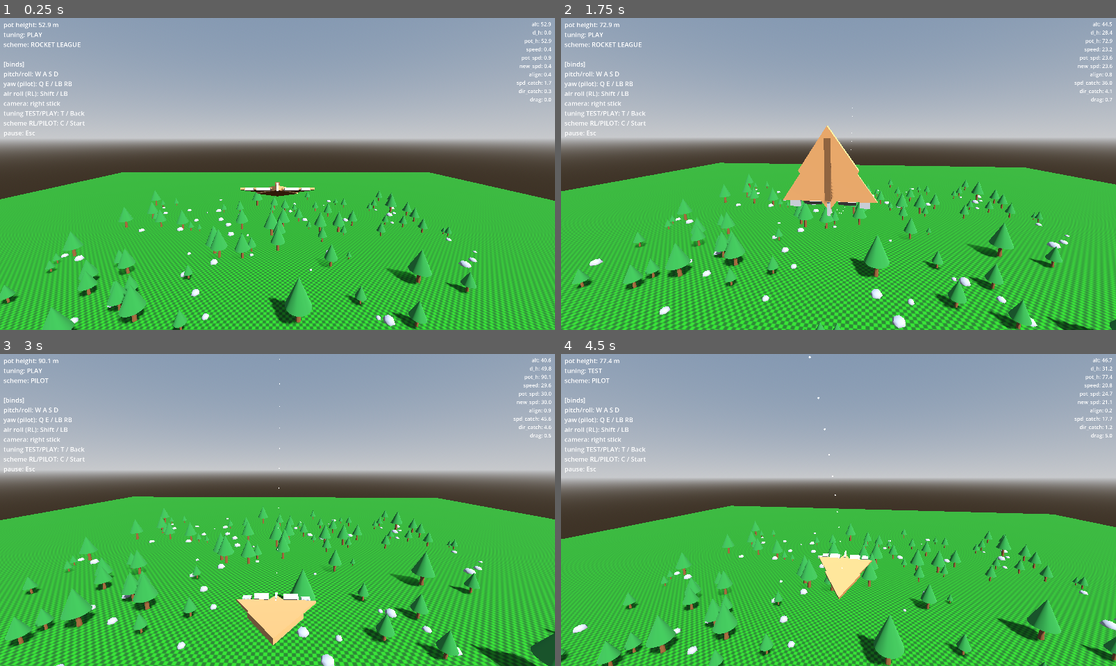
Above: before the commit, frames 1-4 (two rows, left to right).
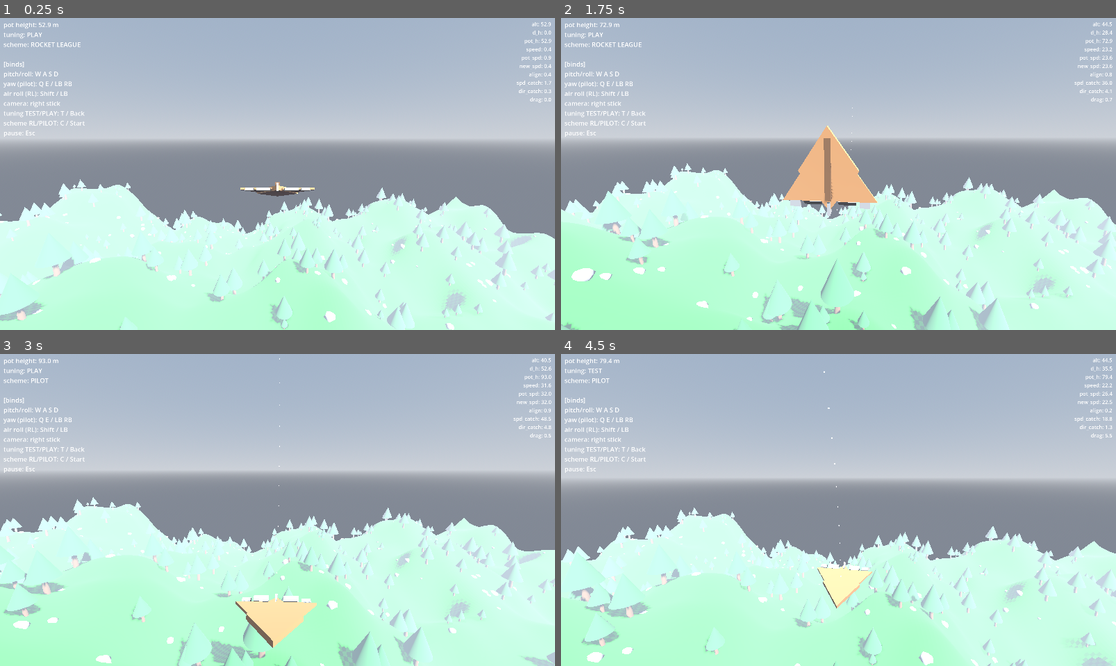
Above: after the commit, the same moments.

Repository: westonkelliher/glider
Game: Godot game, scene res://scenes/main.tscn
The game is run twice, just before and just after one commit, with the same random seed, the same clock (stepped at 60 frames per second) and the same inputs.
Inputs (mouse positions are in pixels of both pictures, inside the frame that each line leads up to):
- Up to frame 1 (0.25 s): no input
- Up to frame 2 (1.75 s): tap Enter at 0.5 s; move the mouse to (866, 174) at 0.52 s; hold Ctrl (boost) 0.53-1.28 s; hold W (move_forward) from 0.53 s (still down); move the mouse to (810, 174) at 1.27 s; tap Shift (air_roll) at 1.35 s; tap Ctrl (boost) at 1.55 s
- Up to frame 3 (3 s): keep holding W (move_forward); move the mouse to (288, 503) at 2.02 s; hold Ctrl (boost) 2.03-2.78 s; move the mouse to (271, 516) at 2.77 s; tap C (toggle_scheme) at 2.85 s
- Up to frame 4 (4.5 s): keep holding W (move_forward); tap Ctrl (boost) at 3.05, 3.8, 4.35 s; move the mouse to (877, 513) at 3.52 s; hold T (toggle_tuning) 3.53-4.28 s; move the mouse to (794, 506) at 4.27 s

The runs differ from the first frame. In frame 1, 68% of the frame differs, in the area x 0-100%, y 0-100%; in frame 2, 68%; in frame 3, 68%; in frame 4, 68%.

Commit message:
Port GetHeavy features: heavy-dive mechanic + infinite hill terrain
- Space (air_brake) is now a Tiny-Wings heavy dive: tucked wings, 2.4-2.6x
  gravity feeding the pot energy model, raised speed cap, release boost +
  lift with a 1.2s grace window so the launch carries
- Flat floor replaced with infinite chunked sine-hill terrain (GroundMath
  analytic heights shared by collision, mesh, and flight physics)
- Terrain skimming: ground contact deflects velocity along the slope,
  preserving speed (valley swoop) with mild time-based friction
- Per-chunk deterministic tree/rock scatter; distance fog hides streaming

Co-Authored-By: Claude Fable 5 <noreply@anthropic.com>

Diff:
--- /dev/null
+++ b/environment/sin_chunk.gd
@@ -0,0 +1,165 @@
+class_name SinChunk
+extends StaticBody3D
+## One 32m terrain chunk: 33x33 HeightMapShape3D collision + flat-shaded
+## checker-green ArrayMesh, both sourced from GroundMath.height so physics
+## matches visuals exactly. Also scatters deterministic trees/rocks.
+
+const CHUNK_SIZE := 32
+const SIZE: Vector2i = Vector2i(CHUNK_SIZE + 1, CHUNK_SIZE + 1)
+const HALF := CHUNK_SIZE / 2 # heightmap is centered on the body origin
+
+var _heights := PackedFloat32Array()
+
+
+func _ready() -> void:
+	_build_collision_shape()
+	_build_mesh()
+	_scatter_decorations()
+
+
+## Sample GroundMath at world coords; heightmap point (x,z) sits at local
+## (x - HALF, z - HALF), so world = chunk position + local.
+func _build_collision_shape() -> void:
+	_heights.resize(SIZE.x * SIZE.y)
+	for z in range(SIZE.y):
+		for x in range(SIZE.x):
+			var wx := position.x + float(x - HALF)
+			var wz := position.z + float(z - HALF)
+			_heights[z * SIZE.x + x] = GroundMath.height(wx, wz)
+	var shape := HeightMapShape3D.new()
+	shape.map_width = SIZE.x
+	shape.map_depth = SIZE.y
+	shape.map_data = _heights
+	($Shape as CollisionShape3D).shape = shape
+
+
+func _build_mesh() -> void:
+	var arrays := _build_mesh_arrays()
+	var arr_mesh := ArrayMesh.new()
+	var material := StandardMaterial3D.new()
+	material.vertex_color_use_as_albedo = true
+	arr_mesh.add_surface_from_arrays(Mesh.PRIMITIVE_TRIANGLES, arrays)
+	arr_mesh.surface_set_material(0, material)
+	var mesh_ins := MeshInstance3D.new()
+	mesh_ins.mesh = arr_mesh
+	add_child(mesh_ins)
+
+
+## Flat-shaded triangles with alternating two-green checker vertex colors,
+## ported from GetHeavy's SinBody.build_mesh_arrays.
+func _build_mesh_arrays() -> Array:
+	var vertices := PackedVector3Array()
+	var normals := PackedVector3Array()
+	var colors := PackedColorArray()
+	var green1 := Color(0.01, 0.94, 0.01)
+	var green2 := Color(0.005, 0.60, 0.005)
+	for z in range(SIZE.y - 1):
+		for x in range(SIZE.x - 1):
+			var color := green1
+			if x % 2 == z % 2:
+				color = green2
+			#
+			var vx := x - HALF
+			var vz := z - HALF
+			var v1 := Vector3(vx, _get_height(x, z), vz)
+			var v2 := Vector3(vx + 1, _get_height(x + 1, z), vz)
+			var v3 := Vector3(vx, _get_height(x, z + 1), vz + 1)
+			var v4 := Vector3(vx + 1, _get_height(x + 1, z + 1), vz + 1)
+			#
+			var n123 := (v1 - v2).cross(v3 - v1)
+			#
+			vertices.push_back(v1)
+			vertices.push_back(v2)
+			vertices.push_back(v3)
+			vertices.push_back(v4)
+			vertices.push_back(v3)
+			vertices.push_back(v2)
+			#
+			for i in range(6):
+				normals.push_back(n123)
+				colors.push_back(color)
+	#
+	var arrays := []
+	arrays.resize(Mesh.ARRAY_MAX)
+	arrays[Mesh.ARRAY_VERTEX] = vertices
+	arrays[Mesh.ARRAY_NORMAL] = normals
+	arrays[Mesh.ARRAY_COLOR] = colors
+	return arrays
+
+
+func _get_height(x: int, z: int) -> float:
+	return _heights[z * SIZE.x + x]
+
+
+#### Decoration ####
+
+## Deterministic per-chunk scatter: ~3-6 trees, ~2-4 rocks seeded from the
+## chunk coordinate so chunks always regenerate identically.
+func _scatter_decorations() -> void:
+	var coord := Vector2i(roundi(position.x / CHUNK_SIZE), roundi(position.z / CHUNK_SIZE))
+	var rng := RandomNumberGenerator.new()
+	rng.seed = hash(coord)
+	for i in range(rng.randi_range(3, 6)):
+		_place(rng, _make_tree(rng))
+	for i in range(rng.randi_range(2, 4)):
+		_place(rng, _make_rock(rng))
+
+
+func _place(rng: RandomNumberGenerator, node: Node3D) -> void:
+	var lx := rng.randf_range(-float(HALF), float(HALF))
+	var lz := rng.randf_range(-float(HALF), float(HALF))
+	node.position = Vector3(lx, GroundMath.height(position.x + lx, position.z + lz), lz)
+	node.rotate_y(rng.randf_range(0.0, TAU))
+	add_child(node)
+
+
+func _mat(color: Color) -> StandardMaterial3D:
+	var m := StandardMaterial3D.new()
+	m.albedo_color = color
+	return m
+
+
+func _make_tree(rng: RandomNumberGenerator) -> Node3D:
+	var root := Node3D.new()
+	var tree_scale := rng.randf_range(0.8, 3.2)
+
+	var trunk_h := 2.0 * tree_scale
+	var trunk := MeshInstance3D.new()
+	var trunk_mesh := CylinderMesh.new()
+	trunk_mesh.top_radius = 0.18 * tree_scale
+	trunk_mesh.bottom_radius = 0.25 * tree_scale
+	trunk_mesh.height = trunk_h
+	trunk.mesh = trunk_mesh
+	trunk.material_override = _mat(Color(0.4, 0.26, 0.13))
+	trunk.position.y = trunk_h * 0.5
+	root.add_child(trunk)
+
+	var foliage_h := 3.0 * tree_scale
+	var foliage := MeshInstance3D.new()
+	var foliage_mesh := CylinderMesh.new() # cone = cylinder with top_radius 0
+	foliage_mesh.top_radius = 0.0
+	foliage_mesh.bottom_radius = 1.3 * tree_scale
+	foliage_mesh.height = foliage_h
+	foliage.mesh = foliage_mesh
+	foliage.material_override = _mat(Color(0.13, 0.42, 0.18))
+	foliage.position.y = trunk_h + foliage_h * 0.4
+	root.add_child(foliage)
+	return root
+
+
+func _make_rock(rng: RandomNumberGenerator) -> Node3D:
+	var root := Node3D.new()
+	var rock := MeshInstance3D.new()
+	var mesh := SphereMesh.new()
+	var r := rng.randf_range(0.6, 2.2)
+	mesh.radius = r
+	mesh.height = r * 2.0
+	mesh.radial_segments = 6 # low poly
+	mesh.rings = 3
+	rock.mesh = mesh
+	rock.material_override = _mat(Color(0.5, 0.5, 0.52))
+	# embed in ground: sink so only the top portion shows
+	rock.position.y = -r * rng.randf_range(0.3, 0.6)
+	rock.scale = Vector3(1.0, rng.randf_range(0.6, 0.9), 1.0)
+	root.add_child(rock)
+	return root
--- /dev/null
+++ b/environment/sin_chunk.tscn
@@ -0,0 +1,8 @@
+[gd_scene load_steps=2 format=3 uid="uid://bw6r2snchnk7d"]
+
+[ext_resource type="Script" uid="uid://ddegym06chx7w" path="res://environment/sin_chunk.gd" id="1_chunk"]
+
+[node name="SinChunk" type="StaticBody3D"]
+script = ExtResource("1_chunk")
+
+[node name="Shape" type="CollisionShape3D" parent="."]
--- /dev/null
+++ b/environment/terrain.gd
@@ -0,0 +1,45 @@
+class_name Terrain
+extends Node3D
+## Infinite rolling-hill terrain: keeps a dictionary of SinChunk instances
+## keyed by chunk coordinate and instances any missing chunks within
+## RADIUS chunks of the glider each physics frame. Chunks are never freed.
+
+const CHUNK_SIZE := 32
+const RADIUS := 5 # 11x11 grid around the glider
+const MAX_NEW_PER_FRAME := 3 # spread streaming cost so boundary crossings don't hitch
+
+const CHUNK_SCENE: PackedScene = preload("res://environment/sin_chunk.tscn")
+
+@export var glider_path: NodePath = ^"../GliderBody"
+
+var _chunks: Dictionary = {}
+var _glider: Node3D = null
+
+
+func _ready() -> void:
+	_glider = get_node(glider_path) as Node3D
+	_update_chunks(RADIUS * RADIUS * 8) # initial fill all at once, before play
+
+
+func _physics_process(_delta: float) -> void:
+	_update_chunks(MAX_NEW_PER_FRAME)
+
+
+func _update_chunks(max_new: int) -> void:
+	var p := _glider.global_position
+	var idx := Vector2i(roundi(p.x / CHUNK_SIZE), roundi(p.z / CHUNK_SIZE))
+	var spawned := 0
+	# nearest rings first so the ground under the glider always exists
+	for r in range(0, RADIUS + 1):
+		for z in range(idx.y - r, idx.y + r + 1):
+			for x in range(idx.x - r, idx.x + r + 1):
+				var key := Vector2i(x, z)
+				if maxi(absi(x - idx.x), absi(z - idx.y)) < r or _chunks.has(key):
+					continue
+				var chunk: SinChunk = CHUNK_SCENE.instantiate()
+				chunk.position = Vector3(x * CHUNK_SIZE, 0, z * CHUNK_SIZE)
+				add_child(chunk)
+				_chunks[key] = chunk
+				spawned += 1
+				if spawned >= max_new:
+					return
--- a/scenes/main.tscn
+++ b/scenes/main.tscn
@@ -1,9 +1,8 @@
 [gd_scene format=3 uid="uid://bxfnh7s3mhwgd"]
 
-[ext_resource type="Script" uid="uid://cnr0jq8ny1tis" path="res://environment/world.gd" id="1_world"]
+[ext_resource type="Script" uid="uid://dedec3vbehidp" path="res://environment/terrain.gd" id="1_terrain"]
 [ext_resource type="PackedScene" uid="uid://cjhkvk3egmt6j" path="res://scenes/glider_body.tscn" id="2_0wfyh"]
 [ext_resource type="PackedScene" uid="uid://j0dybgoh7dsf" path="res://scenes/camera_rig.tscn" id="3_jyhfs"]
-[ext_resource type="PackedScene" uid="uid://cjvqn1xv182j4" path="res://environment/floor.tscn" id="3_sugp2"]
 
 [sub_resource type="ProceduralSkyMaterial" id="Sky_mat"]
 
@@ -16,6 +15,10 @@
 ambient_light_source = 3
 ambient_light_energy = 0.4
 tonemap_mode = 2
+fog_enabled = true
+fog_light_color = Color(0.75, 0.82, 0.92, 1)
+fog_density = 0.007
+fog_sky_affect = 0.2
 
 [node name="Main" type="Node3D" unique_id=2117287303]
 
@@ -26,10 +29,8 @@
 transform = Transform3D(0.7, -0.5, 0.5, 0, 0.7, 0.7, -0.7, -0.5, 0.5, 0, 80, 0)
 shadow_enabled = true
 
-[node name="World" type="Node3D" parent="." unique_id=375692207]
-script = ExtResource("1_world")
-
-[node name="Floor" parent="." unique_id=1291254760 instance=ExtResource("3_sugp2")]
+[node name="Terrain" type="Node3D" parent="."]
+script = ExtResource("1_terrain")
 
 [node name="GliderBody" parent="." unique_id=786574907 instance=ExtResource("2_0wfyh")]
 transform = Transform3D(1.5, 0, 0, 0, 1.5, 0, 0, 0, 1.5, 2.9999924, 52.94013, 70.93966)
--- a/scripts/flight_tuning.gd
+++ b/scripts/flight_tuning.gd
@@ -28,6 +28,16 @@
 #
 @export var NOSE_PULL_MULT := 2.0
 
+## Heavy dive (hold air_brake) — Tiny-Wings style altitude-to-speed conversion.
+@export var MAX_SPEED := 30.0
+@export var HEAVY_GRAV_MULT := 2.4
+@export var HEAVY_MAX_SPEED := 48.0
+@export var HEAVY_CATCHUP_MULT := 2.5
+# release boost — pop applied the frame the dive ends
+@export var RELEASE_BOOST_RATIO := 0.12
+@export var RELEASE_BOOST_FLAT := 1.5
+@export var RELEASE_LIFT := 2.5
+
 
 static func test() -> FlightTuning:
 	return FlightTuning.new() # defaults above are the TEST preset
@@ -49,4 +59,12 @@
 	t.POT_SPEED_CATCHUP_MULT = 1.5
 	t.POT_DIR_CATCHUP_MULT = 0.2
 	t.DRAG = 0.2
+	# heavy dive — punchier than TEST
+	t.MAX_SPEED = 32.0
+	t.HEAVY_GRAV_MULT = 2.6
+	t.HEAVY_MAX_SPEED = 52.0
+	t.HEAVY_CATCHUP_MULT = 2.8
+	t.RELEASE_BOOST_RATIO = 0.14
+	t.RELEASE_BOOST_FLAT = 2.0
+	t.RELEASE_LIFT = 3.0
 	return t
--- a/scripts/glider_body.gd
+++ b/scripts/glider_body.gd
@@ -29,8 +29,15 @@
 var roll_v := 0.0
 var yaw_v := 0.0
 
-## Air-brake friction: drops while braked, eases back to 1.0 otherwise.
+## Air-brake friction: drops while heavy, eases back to 1.0 otherwise.
 var air_friction := 1.0
+
+## Heavy dive state (hold air_brake): tucked wings + extra gravity, release pops.
+var is_heavy := false
+var was_heavy := false
+var release_grace := 0.0 # seconds left where the release launch keeps its speed
+var target_scale := 1.0
+var current_scale := 1.0
 
 
 ## Pot height (stored potential energy as an equivalent altitude).
@@ -66,6 +73,12 @@
 
 func menu_labels() -> Dictionary:
 	return {"tuning": tuning.DISPLAY_NAME, "control": GliderInput.name_of(control_scheme)}
+
+
+func _process(delta: float) -> void:
+	# Squash the visual mesh toward the dive scale; collision shape is untouched.
+	current_scale = move_toward(current_scale, target_scale, 2.0 * delta)
+	$Mesh.scale = Vector3.ONE * current_scale
 
 
 func _unhandled_input(event: InputEvent) -> void:
@@ -85,13 +98,18 @@
 	# The smoothed control surfaces drive the craft's rotation about its own
 	# local axes, so control stays relative to the glider's orientation.
 	#
-	## air brake — held brake kills friction so the craft drifts on its momentum.
-	if GliderInput.read_braked():
+	## heavy dive — held brake kills friction, tucks the wings (dive posture) and
+	## piles on gravity so altitude converts to speed fast.
+	is_heavy = GliderInput.read_heavy()
+	if is_heavy:
 		air_friction = 0.05
 		pull_in_wings(true)
+		target_scale = 0.78
 	else:
 		air_friction = move_toward(air_friction, 1.0, 200.0 * delta)
 		pull_in_wings(false)
+		target_scale = 1.0
+	var g_eff := G * tuning.HEAVY_GRAV_MULT if is_heavy else G
 	#
 	## current values
 	var current_speed := velocity.length()
@@ -116,11 +134,17 @@
 	if position.y > pot_height && position.y > 2.0:
 		pot_height = position.y
 	var d_h := pot_height - position.y
-	var pot_speed := sqrt(d_h*G*2) # solved for speed in terms of d_h ##########
-	pot_speed = min(pot_speed, 30.0) # max speed
+	var pot_speed := sqrt(d_h*g_eff*2) # solved for speed in terms of d_h ##########
+	# during the post-release grace the heavy cap still applies, so the launch
+	# carries instead of snapping back to cruise speed
+	release_grace = maxf(0.0, release_grace - delta)
+	var speed_cap := tuning.HEAVY_MAX_SPEED if (is_heavy or release_grace > 0.0) else tuning.MAX_SPEED
+	pot_speed = min(pot_speed, speed_cap)
 	#
 	# new values
 	var pot_speed_catchup := 1.0+tuning.POT_SPEED_CATCHUP_MULT*(0.1+current_speed)
+	if is_heavy:
+		pot_speed_catchup *= tuning.HEAVY_CATCHUP_MULT # speed builds urgently in the dive
 	var new_speed := move_toward(current_speed, pot_speed, pot_speed_catchup * delta)
 	var dir_offset := nose_dir.angle_to(current_dir)
 	var closeness_to_45 := 1.0 - (absf(PI/4.0 - absf(fmod(dir_offset, PI/2.0)))/(PI/4))
@@ -135,7 +159,7 @@
 	rotate(nose_axis, nose_pull_r)
 	#
 	## Accelerations
-	var a_gravity := G * Vector3.DOWN * delta
+	var a_gravity := g_eff * Vector3.DOWN * delta
 	var a_drag := tuning.DRAG * drag_factor * -velocity.normalized()
 	# Sum
 	var a_total := a_gravity + a_drag
@@ -143,9 +167,23 @@
 	## velocity
 	velocity = new_velocity + a_total
 
-	# reduce pot_height towards low speed:
-	var d_h_2 := pow(velocity.length(), 2)/(G*2.0)
-	print("dh2 ", d_h_2)
+	## Release boost — Tiny-Wings pop the frame the dive ends.
+	if was_heavy and not is_heavy:
+		var rel_speed := velocity.length()
+		if rel_speed > 0.0:
+			velocity *= 1.0 / (1.0 - tuning.RELEASE_BOOST_RATIO)
+			velocity *= (rel_speed + tuning.RELEASE_BOOST_FLAT) / rel_speed
+			# lift scales with how fast we exit the dive
+			var speed_factor := rel_speed / tuning.MAX_SPEED
+			velocity += Vector3.UP * maxf(0.0, Vector3.UP.dot(velocity.normalized())) \
+				* tuning.RELEASE_LIFT * speed_factor
+		# refill the energy model so it doesn't immediately eat the boost
+		pot_height = maxf(pot_height, position.y + pow(velocity.length(), 2) / (2.0 * G))
+		release_grace = 1.2
+	was_heavy = is_heavy
+
+	# reduce pot_height towards low speed (heavy G while diving, else dives mint energy):
+	var d_h_2 := pow(velocity.length(), 2)/(g_eff*2.0)
 	var dhd := absf(d_h - d_h_2)
 	var reduction_speed := 2.2 * pow(dhd, 1.2)
 	pot_height = move_toward(pot_height, position.y + d_h_2, reduction_speed * delta)
@@ -154,12 +192,18 @@
 		pot_height += 30.0 * delta
 		velocity += nose_dir * 10.0 * delta
 
-	# keep from touching floor
-	if position.y < 1.0:
-		position.y = 1.0
-		# take away downward component of velocity
-		var down_of_v := Vector3.DOWN * Vector3.DOWN.dot(velocity)
-		velocity -= down_of_v
+	# terrain skimming — deflect along the slope instead of stopping, so a heavy
+	# dive into a downslope keeps its speed along the hill (the valley swoop)
+	var gy := GroundMath.height(position.x, position.z)
+	if position.y < gy + 0.9:
+		position.y = gy + 0.9
+		var n := GroundMath.normal(position.x, position.z)
+		var pre_deflect_speed := velocity.length()
+		# take away the into-ground component of velocity
+		velocity -= n * minf(0.0, n.dot(velocity))
+		if velocity.length() > 0.001:
+			# keep the speed through the deflection, minus mild time-based ground friction
+			velocity = velocity.normalized() * pre_deflect_speed * pow(0.94, delta)
 		velocity += Vector3.UP*0.1
 
 	#if velocity.length() < 0.1:
@@ -197,10 +241,7 @@
 	# if we're close to the target, damp speed
 	var p_dist_to_target := absf(p_target - ail_pitch)
 	if p_dist_to_target < damp_size:
-		print('ye')
 		ail_pitch_speed = 0.03 + p_s * pow((p_dist_to_target+0.1)/(damp_size+0.1), 1.5)
-		print(p_target)
-		print(ail_pitch_speed)
 	ail_pitch = move_toward(ail_pitch, p_target, ail_pitch_speed * delta)
 	# roll
 	var r_dir := 1.0
@@ -260,7 +301,7 @@
 	pot_speed_catchup: float,
 	pot_dir_catchup: float,
 ) -> void:
-	_hud.set_readout(pot_height, tuning.DISPLAY_NAME, GliderInput.name_of(control_scheme))
+	_hud.set_readout(pot_height, tuning.DISPLAY_NAME, GliderInput.name_of(control_scheme), is_heavy)
 	var align := nose_dir.dot(current_dir)
 	_hud.set_stats({
 		"alt": position.y,
--- a/scripts/glider_input.gd
+++ b/scripts/glider_input.gd
@@ -30,7 +30,7 @@
 		yaw = Input.get_axis("yaw_left", "yaw_right")
 	return Vector3(pitch, roll, yaw)
 
-static func read_braked() -> bool:
+static func read_heavy() -> bool:
 	return Input.is_action_pressed("air_brake")
 
 
--- /dev/null
+++ b/scripts/ground_math.gd
@@ -0,0 +1,35 @@
+class_name GroundMath
+extends RefCounted
+## Analytic terrain height — single source of truth shared by the chunk
+## collision/mesh builder and the glider's terrain-following physics.
+## Ported from GetHeavy's sin_body height equation, rescaled for flight:
+## wider hills and taller amplitude than the rolling-ball original.
+
+const AMPLITUDE := 9.0
+const H_SCALE := 2.6 # horizontal stretch vs GetHeavy original
+
+
+static func height(wx: float, wz: float) -> float:
+	var x := wx / H_SCALE
+	var z := wz / H_SCALE
+	var v := Vector2(x, z)
+	var b1 := _noise(x, z)
+	var v_course := v.rotated(PI / 4) / 6.0 + Vector2(20, 20)
+	var b2 := _noise(v_course.x, v_course.y)
+	var v_fine := v.rotated(PI / 3) * 2.0 + Vector2(-20, 20)
+	var b3 := _noise(v_fine.x, v_fine.y)
+	return (b1 + 1.8 * b2 + 0.15 * b3) * AMPLITUDE
+
+
+static func _noise(x: float, y: float) -> float:
+	return sin(x / 5) + 0.05 * sin(x / 7 + .4) + 0.05 * sin(x / 1.4 + .8) \
+		+ 0.4 * sin(y / 3) + 0.2 * sin(x / 4 + y / 2) + 0.2 * sin(x / 2 - y / 4) \
+		+ 1.0 * cos(x / 20 + y / 25)
+
+
+## Unit upward surface normal via central differences.
+static func normal(wx: float, wz: float) -> Vector3:
+	const E := 0.5
+	var dx := height(wx + E, wz) - height(wx - E, wz)
+	var dz := height(wx, wz + E) - height(wx, wz - E)
+	return Vector3(-dx, 2.0 * E, -dz).normalized()
--- a/scripts/hud.gd
+++ b/scripts/hud.gd
@@ -34,9 +34,10 @@
 	add_child(_stats_label)
 
 
-func set_readout(pot_height: float, tuning_name: String, scheme_name: String) -> void:
-	_pot_label.text = "pot height: %.1f m\ntuning: %s\nscheme: %s\n\n%s" \
-		% [pot_height, tuning_name, scheme_name, BINDS]
+func set_readout(pot_height: float, tuning_name: String, scheme_name: String, heavy: bool) -> void:
+	var heavy_line := "\n>> HEAVY <<" if heavy else ""
+	_pot_label.text = "pot height: %.1f m\ntuning: %s\nscheme: %s%s\n\n%s" \
+		% [pot_height, tuning_name, scheme_name, heavy_line, BINDS]
 
 
 ## Render an ordered name->value map as "name: 0.0" lines, fixed to one decimal
